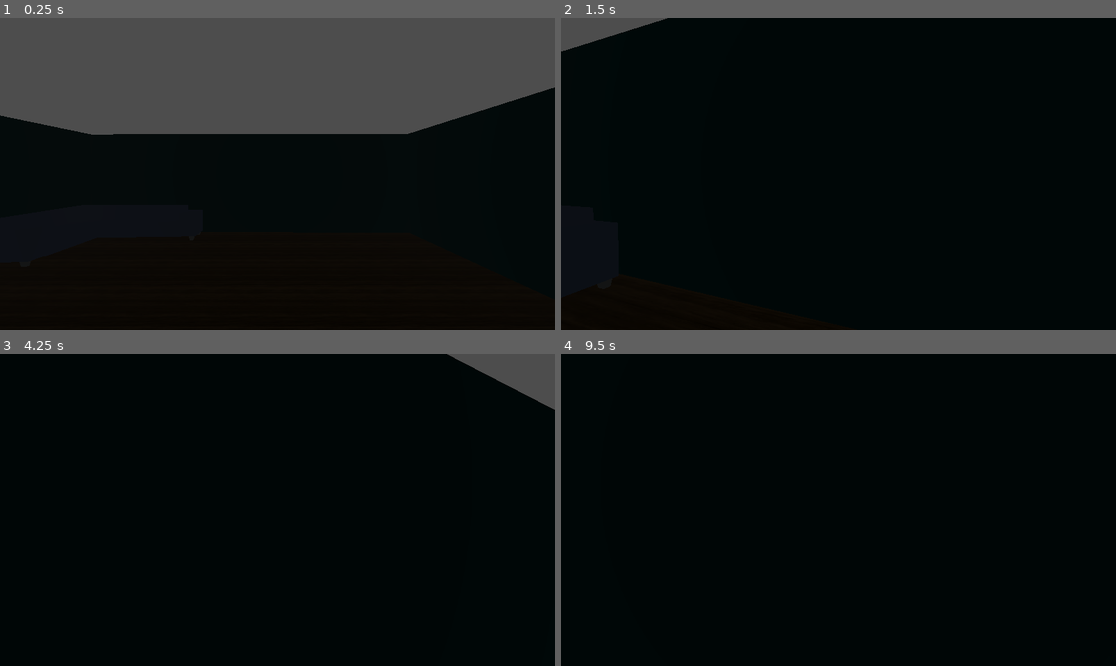
Above: before the commit, frames 1-4 (two rows, left to right).
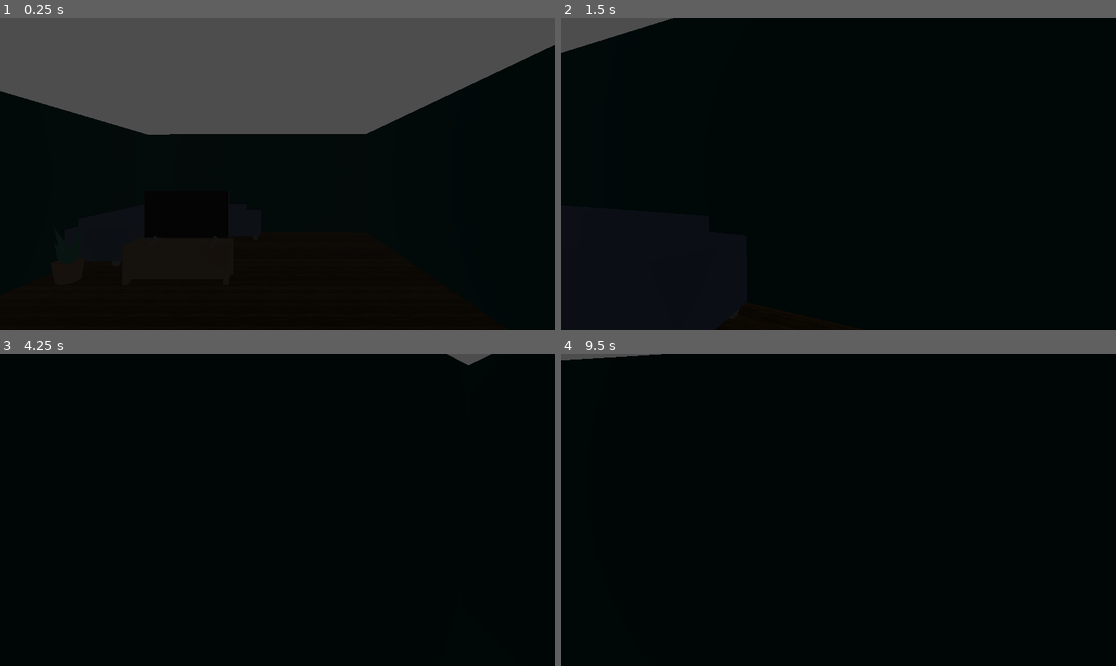
Above: after the commit, the same moments.

Repository: RaqeebDev/ShibaHorror
Game: Godot game, scene res://scences/level.tscn
The game is run twice, just before and just after one commit, with the same random seed, the same clock (stepped at 60 frames per second) and the same inputs.
Inputs (mouse positions are in pixels of both pictures, inside the frame that each line leads up to):
- Up to frame 1 (0.25 s): no input
- Up to frame 2 (1.5 s): tap Enter (ui_accept) at 0.5, 0.77 s; move the mouse to (866, 174) at 0.52 s; hold W (forward) from 0.53 s (still down); move the mouse to (810, 174) at 1.27 s
- Up to frame 3 (4.25 s): keep holding W (forward); tap Enter (ui_accept) at 1.52, 2.75, 3.02, 3.5, 3.77 s; move the mouse to (288, 503) at 2.02 s; move the mouse to (271, 516) at 2.77 s; move the mouse to (316, 513) at 3.52 s
- Up to frame 4 (9.5 s): move the mouse to (794, 506) at 4.27 s; tap Enter (ui_accept) at 4.52, 5, 5.75, 6.02, 6.77, 7.25, 7.52, 9.02 s; move the mouse to (844, 510) at 5.02 s; move the mouse to (816, 503) at 5.77 s; release W (forward) at 5.78 s; hold Right (right) 5.78-6.53 s; move the mouse to (866, 510) at 6.52 s; hold W (forward) 6.53-8.78 s; move the mouse to (810, 510) at 7.27 s; move the mouse to (849, 503) at 8.02 s; move the mouse to (832, 516) at 8.77 s; hold Left (left) from 8.78 s (still down)

The runs differ from the first frame. In frame 1, 4.2% of the frame differs, in the area x 0-100%, y 8-38%; in frame 2, less than 0.1%; in frame 3, 1.6%; in frame 4, 0.2%.

Commit message:
Tables and chairs scripts

Diff:
--- a/scences/level.tscn
+++ b/scences/level.tscn
@@ -6,6 +6,8 @@
 [ext_resource type="PackedScene" uid="uid://cbjetltm4rrbn" path="res://Assets/Models/doorway.fbx" id="4_7l045"]
 [ext_resource type="PackedScene" uid="uid://cd20wfkh4o0va" path="res://Assets/Models/loungeDesignSofaCorner.fbx" id="5_cq5gf"]
 [ext_resource type="PackedScene" uid="uid://b6w1naoc7g5al" path="res://Assets/Models/pottedPlant.fbx" id="6_3irxl"]
+[ext_resource type="PackedScene" uid="uid://bdtn1xjb5eyow" path="res://Assets/Models/MI SMART TV.fbx" id="7_2mwew"]
+[ext_resource type="PackedScene" uid="uid://kmkfmtsl0bit" path="res://Assets/Models/cabinetTelevision.fbx" id="8_2mn0i"]
 
 [sub_resource type="StandardMaterial3D" id="StandardMaterial3D_qi052"]
 albedo_texture = ExtResource("1_dckfn")
@@ -41,11 +43,18 @@
 [sub_resource type="SphereShape3D" id="SphereShape3D_2mwew"]
 radius = 2.04561
 
+[sub_resource type="BoxShape3D" id="BoxShape3D_2mn0i"]
+size = Vector3(2.01947, 1.10503, 0.162109)
+
+[sub_resource type="BoxShape3D" id="BoxShape3D_l7o77"]
+size = Vector3(10.2065, 1, 2.16261)
+
 [node name="room" type="Node3D"]
 
 [node name="CSGBox3D" type="CSGBox3D" parent="."]
-transform = Transform3D(10, 0, 0, 0, 0.2, 0, 0, 0, 10, 0, 0, 0)
+transform = Transform3D(10, 0, 0, 0, 0.2, 0, 0, 0, 10, -1.44989, 0, 0)
 use_collision = true
+size = Vector3(0.710022, 1, 1)
 material = SubResource("StandardMaterial3D_qi052")
 
 [node name="CSGBox3D2" type="CSGBox3D" parent="."]
@@ -53,17 +62,19 @@
 use_collision = true
 
 [node name="CSGBox3D3" type="CSGBox3D" parent="."]
-transform = Transform3D(-0.00261045, 0, -9.89441, 0, 3, 0, 0.267076, 0, -0.09671, 0, 1.56539, -5)
+transform = Transform3D(-0.00261045, 0, -9.89441, 0, 3, 0, 0.267076, 0, -0.09671, -1.41073, 1.56539, -5.01379)
 use_collision = true
+size = Vector3(1, 1, 0.714844)
 material = SubResource("StandardMaterial3D_tas22")
 
 [node name="CSGBox3D4" type="CSGBox3D" parent="."]
-transform = Transform3D(-0.00261045, 0, -9.89441, 0, 3, 0, 0.267076, 0, -0.09671, 0, 1.5, 4.99174)
+transform = Transform3D(-0.00261045, 0, -9.89441, 0, 3, 0, 0.267076, 0, -0.09671, -1.58344, 1.5, 4.97626)
 use_collision = true
+size = Vector3(1, 1, 0.679932)
 material = SubResource("StandardMaterial3D_7l045")
 
 [node name="CSGBox3D5" type="CSGBox3D" parent="."]
-transform = Transform3D(0.267035, 0, -0.198072, 0, 3, 0, 0.00534646, 0, 9.89291, 4.94449, 1.57329, 0.0300307)
+transform = Transform3D(0.267035, 0, -0.198072, 0, 3, 0, 0.00534646, 0, 9.89291, 1.97755, 1.57329, 0.0300307)
 use_collision = true
 material = SubResource("StandardMaterial3D_cq5gf")
 
@@ -86,13 +97,13 @@
 shape = SubResource("BoxShape3D_tas22")
 
 [node name="CharacterBody3D" parent="." instance=ExtResource("3_tas22")]
-transform = Transform3D(1, 0, 0, 0, 1, 0, 0, 0, 1, 0.959587, 0.640077, 1.27923)
+transform = Transform3D(1, 0, 0, 0, 1, 0, 0, 0, 1, -0.747963, 0.640077, 1.27923)
 
 [node name="doorway" parent="." instance=ExtResource("4_7l045")]
-transform = Transform3D(-0.00159819, 0, -0.114051, 0, 0.16763, 0, -0.192366, 0, 0.000947541, 4.74043, 0.112151, 1.11051)
+transform = Transform3D(-0.00160451, 0, -0.168367, 0, 0.161031, 0, -0.193127, 0, 0.0013988, 1.7984, -0.021739, 1.92272)
 
 [node name="loungeDesignSofaCorner" parent="." instance=ExtResource("5_cq5gf")]
-transform = Transform3D(0.00373724, 0, -0.266107, 0, 0.21436, 0, 0.156955, 0, 0.00633623, -1.1864, 0.1, -2.59726)
+transform = Transform3D(0.00373724, 0, -0.266107, 0, 0.21436, 0, 0.156955, 0, 0.00633623, -1.1864, 0.1, -2.6376)
 
 [node name="StaticBody3D" type="StaticBody3D" parent="loungeDesignSofaCorner"]
 transform = Transform3D(1, 0, 3.72529e-09, 0, 1, 0, 0, 0, 1, 0, 2.314, 0)
@@ -113,3 +124,21 @@
 [node name="CollisionShape3D" type="CollisionShape3D" parent="pottedPlant/StaticBody3D"]
 transform = Transform3D(0.425815, 0, 0, 0, 1.8136, 0, 0, 0, 0.55783, 0, 2.55034, 0.0081377)
 shape = SubResource("SphereShape3D_2mwew")
+
+[node name="MI SMART TV" parent="." instance=ExtResource("7_2mwew")]
+transform = Transform3D(-0.707831, 0, 0.00848568, 0, 0.653063, 0, -0.00607824, 0, -0.988185, -2.26916, 0.708532, -2.44581)
+
+[node name="StaticBody3D" type="StaticBody3D" parent="MI SMART TV"]
+
+[node name="CollisionShape3D" type="CollisionShape3D" parent="MI SMART TV/StaticBody3D"]
+transform = Transform3D(1, 0, 0, 0, 1, 0, 0, 0, 1, 0.0037291, 0.701169, -0.340174)
+shape = SubResource("BoxShape3D_2mn0i")
+
+[node name="cabinetTelevision" parent="." instance=ExtResource("8_2mn0i")]
+transform = Transform3D(0.211298, 0, 0, 0, 0.198727, 0, 0, 0, 0.154002, -1.52881, 0.1, -2.34194)
+
+[node name="StaticBody3D" type="StaticBody3D" parent="cabinetTelevision"]
+
+[node name="CollisionShape3D" type="CollisionShape3D" parent="cabinetTelevision/StaticBody3D"]
+transform = Transform3D(1, 0, 0, 0, 1.7088, 0, 0, 0, 1.27304, -1.95785, 5.01359, 7.15709)
+shape = SubResource("BoxShape3D_l7o77")
Binary file added: Assets/Models/Computer Desk.FBX
Not shown, added: Assets/Models/Computer Desk.FBX.import
Binary file added: Assets/Models/MI SMART TV.fbx
Not shown, added: Assets/Models/MI SMART TV.fbx.import
Not shown, added: Assets/Models/cabinetTelevision.fbx
Not shown, added: Assets/Models/cabinetTelevision.fbx.import
Not shown, added: Assets/Models/kitchenBar.fbx
Not shown, added: Assets/Models/kitchenBar.fbx.import
Not shown, added: Assets/Models/kitchenCabinetUpperDouble.fbx
Not shown, added: Assets/Models/kitchenCabinetUpperDouble.fbx.import
Not shown: 1 places in scences/level.tscn that only renumber resources
Not shown, removed: README.md
